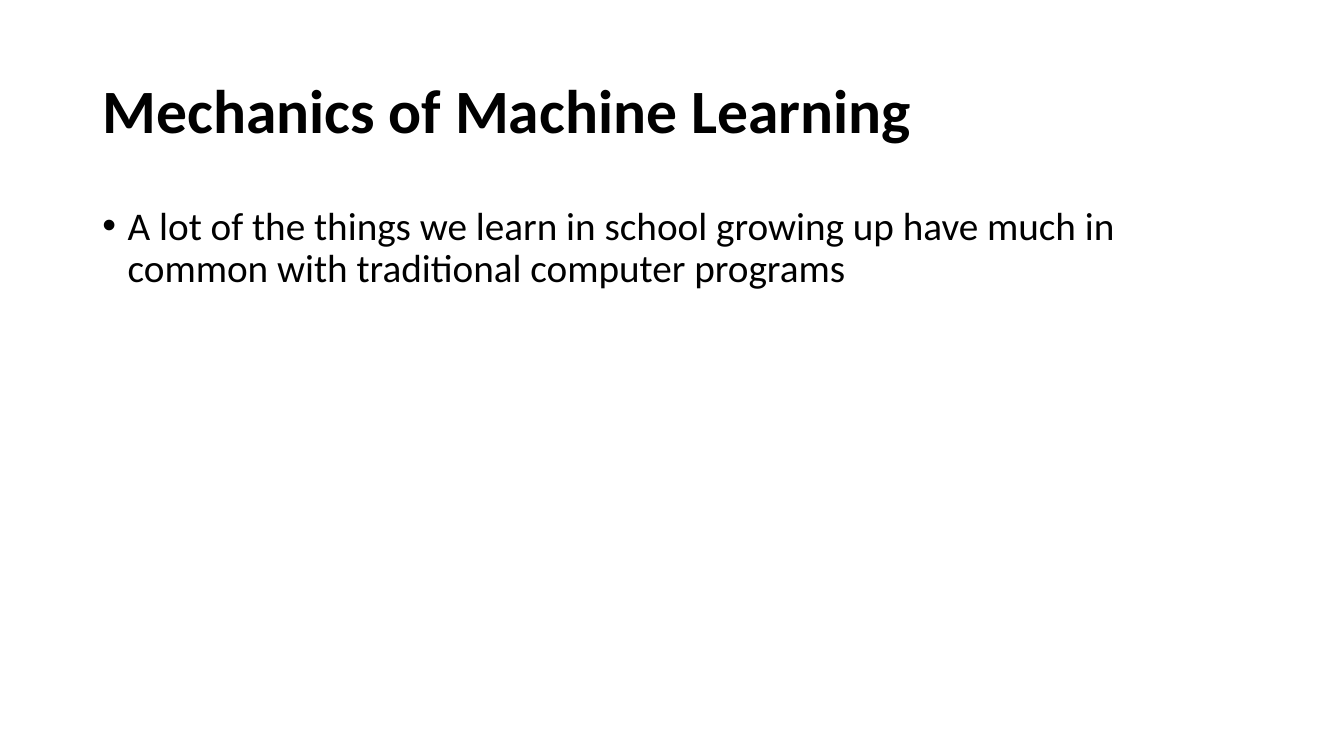
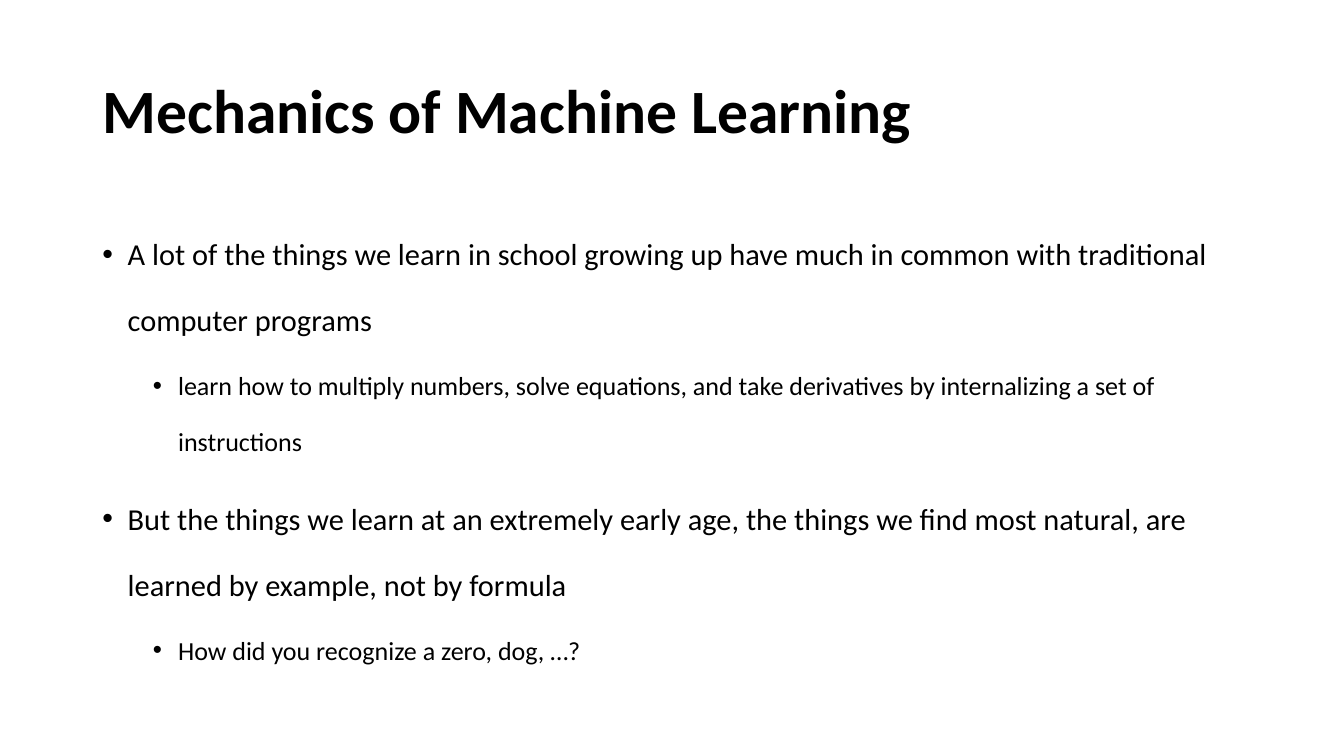
Before and after one commit to YeabinMoonEcon/BUS211, a slide deck: slide 22 of BUS243_NLP/lecture_notes/Lecture5.pptx. Drawn at 1344x756 pixels with LibreOffice and Linux fonts; fonts in the diff are those of the drawing. Boxes give left, top, right and bottom in pixels: in the first picture for what was removed or moved away, otherwise in the second. Text is boxed around its words. In the diff, an @@ line names an element or a change of style, - is before the commit and + after.

```diff
--- a/BUS243_NLP/lecture_notes/Lecture5.pptx
+++ b/BUS243_NLP/lecture_notes/Lecture5.pptx
@@ text at (128, 244, 1206, 337): size 28 to 21.7 pt in "A lot of the things we learn ..."; line spacing 0.9 to 1.8 @@
@@ text at (128, 377, 1186, 665): paragraphs added @@
+  • learn how to multiply numbers, solve equations, and take derivatives by internalizing a set of instructions
+• But the things we learn at an extremely early age, the things we find most natural, are learned by example, not by formula
+  • How did you recognize a zero, dog, …?
```
Also in this commit, not shown: 26 slides added, 1 other file.
